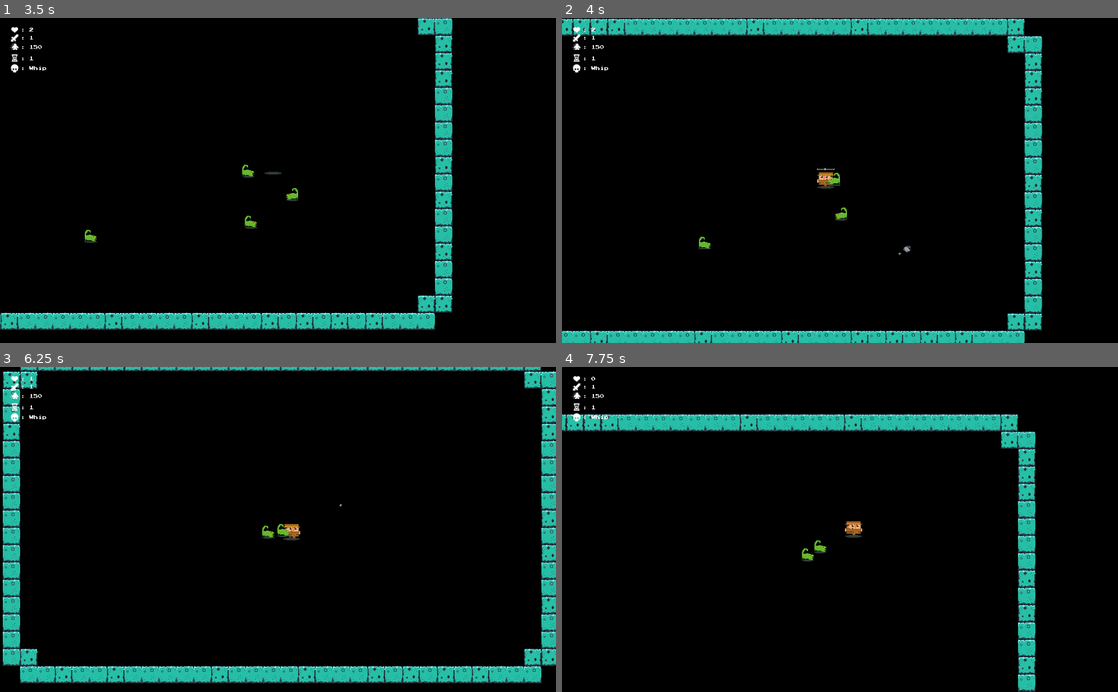
Above: before the commit, frames 1-4 (two rows, left to right).
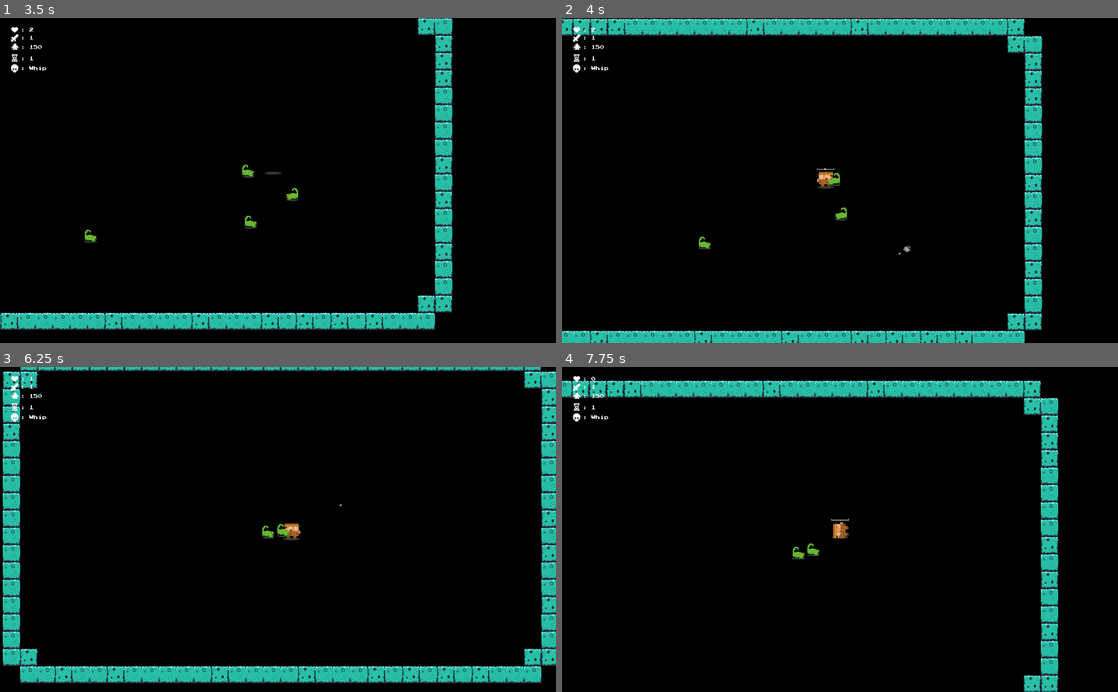
Above: after the commit, the same moments.

Repository: mcerdeira/curse-of-the-rogue
Game: Godot game, scene res://scenes/Main.tscn
Same seed, same stepped clock (60 frames per second), same inputs: the game is played once before the commit and once after it.
Inputs (mouse positions are in pixels of both pictures, inside the frame that each line leads up to):
- Up to frame 1 (3.5 s): move the mouse to (400, 164) at 0.52 s; press the mouse at (400, 164) at 0.53 s; hold D (right) 0.53-1.28 s; move the mouse to (166, 196) at 1.27 s; release the mouse at (166, 196) at 1.28 s; hold S (down) 1.28-2.03 s; right-click (166, 196) at 1.35 s; move the mouse to (333, 109) at 2.02 s; press the mouse at (333, 109) at 2.03 s; hold D (right) 2.03-2.78 s; move the mouse to (250, 245) at 2.77 s; release the mouse at (250, 245) at 2.78 s; hold W (up) from 2.78 s (still down); right-click (250, 245) at 2.85 s
- Up to frame 2 (4 s): move the mouse to (1006, 229) at 3.52 s; release W (up) at 3.53 s; press the mouse at (1006, 229) at 3.53 s; hold A (left) from 3.53 s (still down)
- Up to frame 3 (6.25 s): move the mouse to (111, 480) at 4.27 s; release the mouse at (111, 480) at 4.28 s; right-click (111, 480) at 4.35 s; move the mouse to (305, 529) at 5.02 s; release A (left) at 5.03 s; press the mouse at (305, 529) at 5.03 s; hold S (down) 5.03-5.78 s; move the mouse to (194, 448) at 5.77 s; release the mouse at (194, 448) at 5.78 s; hold D (right) from 5.78 s (still down); right-click (194, 448) at 5.85 s
- Up to frame 4 (7.75 s): move the mouse to (962, 513) at 6.52 s; release D (right) at 6.53 s; press the mouse at (962, 513) at 6.53 s; hold W (up) 6.53-7.28 s; move the mouse to (728, 545) at 7.27 s; release the mouse at (728, 545) at 7.28 s; hold D (right) from 7.28 s (still down); right-click (728, 545) at 7.35 s

Frame 1 is identical in both runs. In frame 2, less than 0.1% of the frame differs, in the area x 45-49%, y 47-52%; in frame 3, less than 0.1%; in frame 4, 15%, in the area x 0-90%, y 4-100%.

Commit message:
Mejor efecto al ser golpeado 2

Diff:
--- a/src/scenes/Enemy.gd
+++ b/src/scenes/Enemy.gd
@@ -51,8 +51,11 @@
 			impulse = null
 
 	if !dead and hit_ttl <= 0:
-		var player_direction = (player_chase.position - self.position).normalized()
-		move_and_slide(speed * player_direction)
+		if !player_chase.dead:
+			var player_direction = (player_chase.position - self.position).normalized()
+			move_and_slide(speed * player_direction)
+		else:
+			$sprite.playing = false
 
 	if impulse:
 		move_and_slide((-speed*5) * impulse)
--- a/src/scenes/Player.gd
+++ b/src/scenes/Player.gd
@@ -48,6 +48,8 @@
 		hit_ttl -= 1 * delta
 		if hit_ttl <= 0:
 			impulse = null
+			if health <= 0:
+				die()
 
 	if inv_time > 0:
 		inv_togg += 1 * delta
@@ -60,8 +62,6 @@
 			inv_time = 0
 			$sprite.animation = "default"
 			$sprite.visible = true
-			if health <= 0:
-				die()
 
 	var left = Input.is_action_pressed("left")
 	var right = Input.is_action_pressed("right")
@@ -116,7 +116,7 @@
 	else:
 		movement = move_and_slide(movement, Vector2.UP)
 
-	if move:
+	if move and inv_time <= 0:
 		if up:
 			$sprite.animation = "back"
 		else:
--- a/src/scenes/Player.tscn
+++ b/src/scenes/Player.tscn
@@ -67,7 +67,6 @@
 
 [node name="sprite" type="AnimatedSprite" parent="."]
 frames = SubResource( 2 )
-frame = 3
 playing = true
 
 [node name="Camera2D" type="Camera2D" parent="."]
